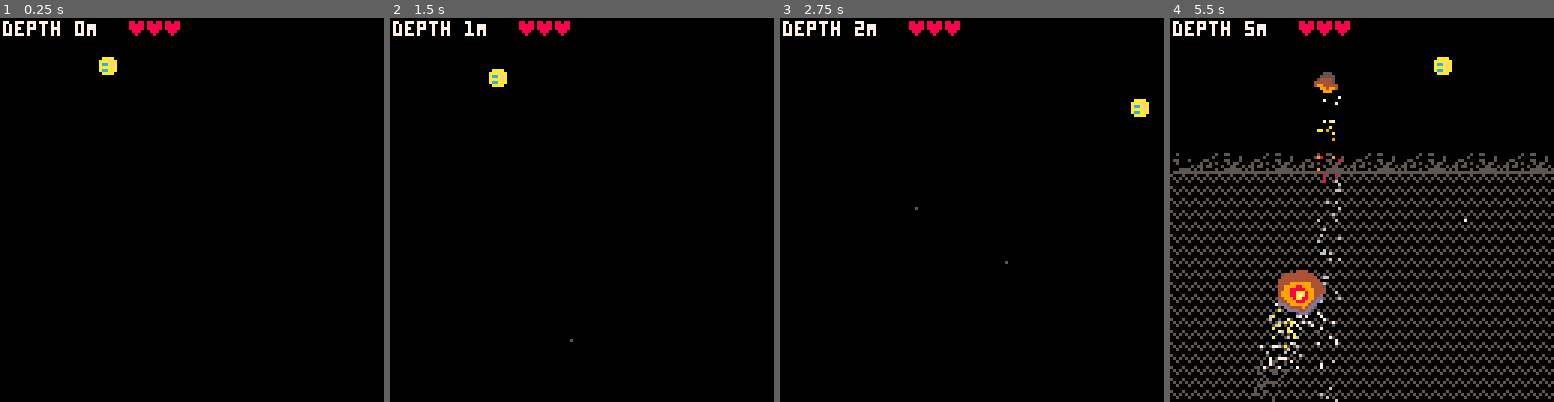
Above: before the commit, frames 1-4 (left to right).
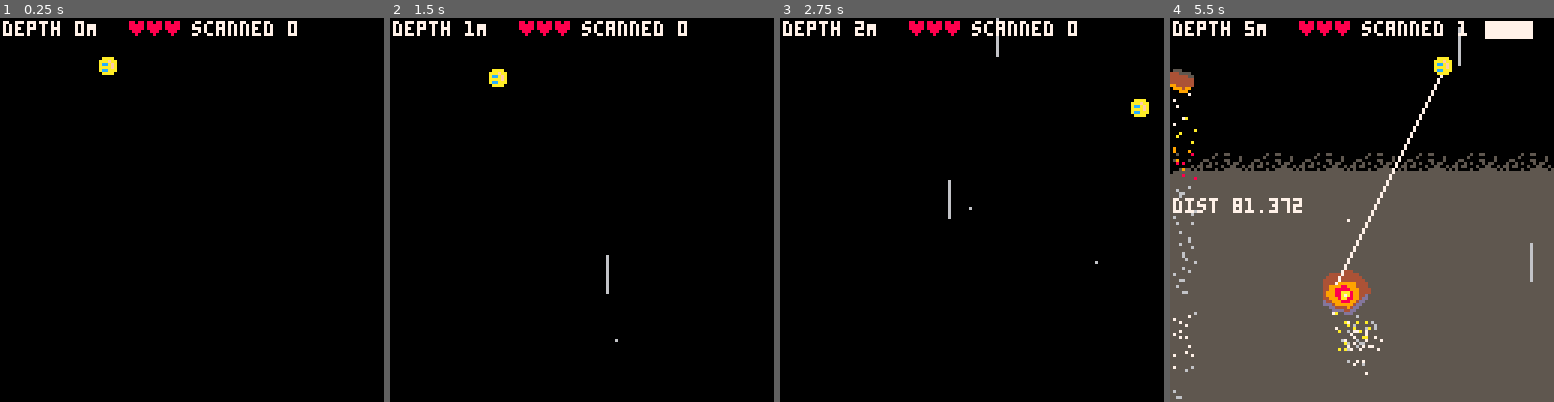
Above: after the commit, the same moments.

Repository: broquaint/pico8-carts
Game: PICO-8 cartridge eggjam16.p8
Two runs of this game, one before a commit and one after it. Both use one fixed random seed, a clock stepped at 60 frames per second and the inputs below.
Inputs:
- Up to frame 1 (0.25 s): no input
- Up to frame 2 (1.5 s): tap X (X key) at 0.33, 1.07 s; tap O (Z key) at 0.7 s
- Up to frame 3 (2.75 s): hold Right 1.6-2.1 s; tap O (Z key) at 1.7, 2.1, 2.5 s; tap X (X key) at 1.85 s; hold Up 2.15-2.42 s; hold Right from 2.47 s (still down)
- Up to frame 4 (5.5 s): tap O (Z key) every 0.4 s from 2.9 to 5.3 s; tap X (X key) at 2.97, 4.08, 5.2 s; release Right at 3.03 s; hold Left 3.08-3.58 s; hold Down 3.63-3.97 s; hold Right 4.02-4.68 s; hold Up 4.73-5.03 s; hold Left from 5.08 s (still down)

The runs differ from the first frame. In frame 1, 0.5% of the frame differs, in the area x 50-78%, y 0-5%; in frame 2, 0.6%; in frame 3, 0.6%; in frame 4, 47%, in the area x 0-100%, y 0-100%.

Commit message:
Make it a proximity game
Now it's closer to an actual game. Still wants tweaking e.g closer
should make scanning faster.

Diff:
--- a/eggjam16.p8
+++ b/eggjam16.p8
@@ -1,7 +1,7 @@
 pico-8 cartridge // http://www.pico-8.com
 version 39
 __lua__
--- eggjam16
+-- tephra toil
 -- by broquaint
 
 #include utils.lua
@@ -22,6 +22,7 @@
    g_anims = {}
 
    obstacles = {}
+   air_streaks = {}
    heat_particles = {}
    rock_particles = {}
 
@@ -40,6 +41,7 @@
       health = 3,
       default_health = 3,
       iframes = false,
+      scanned = 0
    })
 
    current_game_state = game_state_playing
@@ -65,21 +67,24 @@
 end
 
 function move_player()
-   if btn(b_right) then
-      local next_x = player.x + calc_player_speed(1)
-      player.x = next_x < 120 and next_x or player.x
-      player.move_dir = 1
-   elseif btn(b_left) then
-      local next_x = player.x + calc_player_speed(-1)
-      player.x = next_x > 0 and next_x or player.x
-      player.move_dir = -1
-   elseif player.move_dir != 0 and abs(player.speed_x) > 0 then
-      -- Apply friction slowly, make it feel slidey
-      if (frame_count%3==0) then
-         player.speed_x = player.speed_x * friction
-      end
-      local next_x = player.x + player.speed_x
-      player.x = (next_x < 120 and next_x > 0) and next_x or player.x
+   -- A judder or slow down or something would be better.
+   if not player.iframes then
+      if btn(b_right) then
+         local next_x = player.x + calc_player_speed(1)
+         player.x = next_x < 120 and next_x or player.x
+         player.move_dir = 1
+      elseif btn(b_left) then
+         local next_x = player.x + calc_player_speed(-1)
+         player.x = next_x > 0 and next_x or player.x
+         player.move_dir = -1
+      elseif player.move_dir != 0 and abs(player.speed_x) > 0 then
+         -- Apply friction slowly, make it feel slidey
+         if (frame_count%3==0) then
+            player.speed_x = player.speed_x * friction
+         end
+         local next_x = player.x + player.speed_x
+         player.x = (next_x < 120 and next_x > 0) and next_x or player.x
+      end
    end
 
    if btnp(b_x) then
@@ -124,6 +129,14 @@
    {rock=6, missile=2, lump=2},
    {rock=7, lump=1},
    {rock=7, missile=2},
+   {rock=7, missile=2},
+   {rock=7, missile=2},
+   {rock=7, missile=2, lump=2},
+   {rock=4, missile=3},
+   {rock=4, missile=3, lump=1},
+   {rock=4, missile=4},
+   {rock=4, missile=4},
+   {rock=3, missile=5},
 }
 
 function rand_tile_x()
@@ -131,48 +144,60 @@
    return x - (x % 8)
 end
 
+function make_obstacle(obj)
+   return make_obj(merge({
+                         closest = false,
+                         scan_time = 0,
+                         distance_from_pp = 128,
+                         data_scanned = false,
+                         }, obj))
+end
+
 function make_rock()
-   local rock_x  = rand_tile_x(x)
+   local rock_x  = rand_tile_x()
    local angle_x = rock_x < 65 and rnd() or -rnd()
    local depth_speed = depth_count / 30
-   return make_obj({
+   return make_obstacle({
          type = 'rock',
          x = rock_x,
          y = 128,
          angle = angle_x,
          sprite = 15+randx(3),
          speed = depth_speed + 1,
-         last_collide = rnd() -- make equality check easier
+         last_collide = rnd(), -- make equality check easier
+         scan_length = 25,
    })
 end
 
 function make_missile()
-   local rock_x  = rand_tile_x(x)
+   local rock_x  = rand_tile_x()
    local angle_x = rock_x < 65 and rnd() or -rnd()
    local depth_speed = depth_count / 30
-   return make_obj({
+   return make_obstacle({
          type = 'missile',
          x = rock_x,
          y = 160,
          angle = angle_x,
          sprite = 21,
          speed = depth_speed + 3,
-         last_collide = rnd() -- make equality check easier
+         last_collide = rnd(), -- make equality check easier
+         scan_length = 15,
    })
 end
 
 function make_lump()
-   local rock_x  = rand_tile_x(x)
+   local rock_x  = rand_tile_x()
    local angle_x = rock_x < 65 and rnd() or -rnd()
    local depth_speed = depth_count / 30
-   return make_obj({
+   return make_obstacle({
          type = 'lump',
          x = rock_x,
          y = 128,
          angle = angle_x,
          sprite = {24,25,40,41},
          speed = depth_speed + 0.7,
-         last_collide = rnd() -- make equality check easier
+         last_collide = rnd(), -- make equality check easier
+         scan_length = 45
    })
 end
 
@@ -214,7 +239,28 @@
    end
 end
 
-function rising_particles()
+function falling_air_streaks()
+   if frame_count % 30 == 0 then
+      local streak = make_obj({
+            x = rand_tile_x(),
+            y = 128,
+            length = 12,
+            frames = 141,
+            speed = 2 + rnd(),
+            colour = silver,
+      })
+      add(air_streaks, streak)
+      animate_obj(streak, function(s)
+                     for f = 1, s.frames do
+                        s.y -= s.speed
+                        yield()
+                     end
+                     s.alive = false
+      end)
+   end
+end
+
+function rising_heat_particles()
    if frame_count % 30 == 0 then
       local orig_x = 16 + randx(112)
       local p = make_obj({
@@ -332,7 +378,7 @@
       local next_x = obstacle.x + obstacle.angle
       if next_x < 0 then
          obstacle.angle = abs(obstacle.angle)
-      elseif next_x > 120 then
+      elseif next_x > 120 or (obstacle.type == 'lump' and next_x > 112) then
          obstacle.angle = -obstacle.angle
       else
          obstacle.x += obstacle.angle
@@ -344,8 +390,8 @@
    for obstacle in all(obstacles) do
       for ob2 in all(obstacles) do
          if obstacle != ob2 and obstacle.last_collide != ob2.last_collide then
-            local o1x1 = obstacle.x + 8
-            local o2x1 = ob2.x + 8
+            local o1x1 = obstacle.x + (obstacle.type == 'lump' and 16 or 8)
+            local o2x1 = ob2.x + (ob2.type == 'lump' and 16 or 8)
             if obstacle.y > ob2.y and obstacle.y<(ob2.y+8) then
                if obstacle.x > ob2.x and obstacle.x < o2x1 then
                   obstacle.angle = -obstacle.angle
@@ -379,21 +425,46 @@
          if py2 >= oy1 and py2 <= oy2
             and ((px1 >= ox1 and px1 <= ox2) or (px2 >= ox1 and px2 <= ox2))
          then
-            debug('bottom of ', player, ' collided with ', obstacle)
+            -- debug('bottom of ', player, ' collided with ', obstacle)
             return true
          -- left line intersects with top line
          elseif px1 >= ox1 and px1 <= ox2
             and ((py1 >= oy1 and py1 <= oy2) or (py2 >= oy1 and py2 <= oy2))
          then
-            debug('left of ', player, ' collided with ', obstacle)
+            -- debug('left of ', player, ' collided with ', obstacle)
             return true
          -- right line intersects with top line
          elseif px2 >= ox1 and px2 <= ox2
             and ((py1 >= oy1 and py1 <= oy2) or (py2 >= oy1 and py2 <= oy2))
          then
-            dump_once('right of ', player, ' collided with ', obstacle)
+            -- dump_once('right of ', player, ' collided with ', obstacle)
             return true
          end
+      end
+   end
+end
+
+function detect_proximity()
+   local prox = 128
+   local nearest = nil
+   for o in all(obstacles) do
+      o.closest = false
+      local a = abs(o.y - player.y)
+      local b = abs(o.x - player.x)
+      local d = sqrt((a * a) + (b * b))
+
+      if o.y > player.y and d < prox then
+         nearest = o
+         o.distance_from_pp = d
+         prox = d
+      end
+   end
+   if nearest then
+      nearest.closest = true
+      nearest.scan_time += 1
+      if not nearest.data_scanned and nearest.scan_time >= nearest.scan_length then
+         player.scanned += 1
+         nearest.data_scanned = true
       end
    end
 end
@@ -402,6 +473,7 @@
    if not player.iframes and detect_player_collision() then
       player.health = max(0, player.health - 1)
       player.iframes = true
+      player.speed_x = 0
       animate(function()
             for i = 1,44 do
                if i % 5 == 0 then
@@ -424,6 +496,11 @@
 end
 
 function drop_dead_particles()
+   for idx, p in pairs(air_streaks) do
+      if not p.alive then
+         deli(air_streaks, idx)
+      end
+   end
    for idx, p in pairs(heat_particles) do
       if not p.alive then
          deli(heat_particles, idx)
@@ -447,11 +524,14 @@
       depth_count += 1
       -- help find weird memory bug hopefully
       debug('memory usage: ', stat(0))
+   elseif stat(0) > 800 then
+      debug('BAD memory usage: ', stat(0))
    end
 
    run_animations()
 
-   rising_particles()
+   falling_air_streaks()
+   rising_heat_particles()
    make_rock_particles()
 
    populate_obstacles()
@@ -460,9 +540,11 @@
 
    move_player()
    handle_player_collision()
+   detect_proximity()
 
    if player.health == 0 then
       current_game_state = game_state_crashed
+      debug('end game memory usage: ', stat(0))
    end
 
    drop_off_screen_obstacles()
@@ -481,13 +563,17 @@
          spr(33, 9 +  offset, bg_y)
          spr(34, 17 + offset, bg_y)
       end
-      fillp(∧)
+      --fillp(∧)
       rectfill(0, bg_y+8, 127, 127, dim_grey)
-      fillp()
+      --fillp()
       -- This is gross but effective
       bg_y -= 1
    end
 
+   for s in all(air_streaks) do
+      line(s.x, s.y, s.x, s.y - s.length, s.colour)
+   end
+
    for p in all(heat_particles) do
       pset(p.x, p.y, p.colour)
    end
@@ -496,6 +582,7 @@
       pset(p.x, p.y, p.colour)
    end
 
+   local closest = nil
    for obstacle in all(obstacles) do
       if obstacle.type == 'lump' then
          sspr(8*8, 8, 16, 16, obstacle.x, obstacle.y)
@@ -503,7 +590,18 @@
          spr(obstacle.sprite, obstacle.x, obstacle.y)
          -- rect(obstacle.x + 1, obstacle.y + 1, obstacle.x + 6, obstacle.y + 6, lime)
       end
-   end
+      if obstacle.closest then
+         closest = obstacle
+         -- rect(obstacle.x + 1, obstacle.y + 1, obstacle.x + 6, obstacle.y + 6, lime)
+         line(obstacle.x + 4, obstacle.y + 4, player.x + 4, player.y + 4, white)
+         print('dist ' .. tostr(obstacle.distance_from_pp), 1, 60, white)
+      end
+   end
+
+   -- print('cool', 16, 16, frame_count % 16)
+   spr(player.sprite, player.x, player.y)
+   -- sspr(3*8, 0, 16, 8, player.x-8, player.y+8, 32, 24)
+   -- rect(player.x + 1, player.y + 1, player.x + 6, player.y + 6, lime)
 
    --rectfill(0, 0, 128, 7, dim_grey)
    print('depth ' .. depth_count .. 'M', 1, 1, white)
@@ -512,9 +610,11 @@
       print('♥', 36 + (i*6), 1, (player.health >= i and red or navy))
    end
 
-   -- print('cool', 16, 16, frame_count % 16)
-   spr(player.sprite, player.x, player.y)
-   -- rect(player.x + 1, player.y + 1, player.x + 6, player.y + 6, lime)
+   print('scanned ' .. tostr(player.scanned), 64, 1, white)
+   if closest then
+      local pct = min(closest.scan_time, closest.scan_length) / closest.scan_length
+      rectfill(105, 1, 105 + (20 * pct), 6, white)
+   end
 
    if current_game_state != game_state_playing then
       rectfill(32, 24, 96, 48, white)
